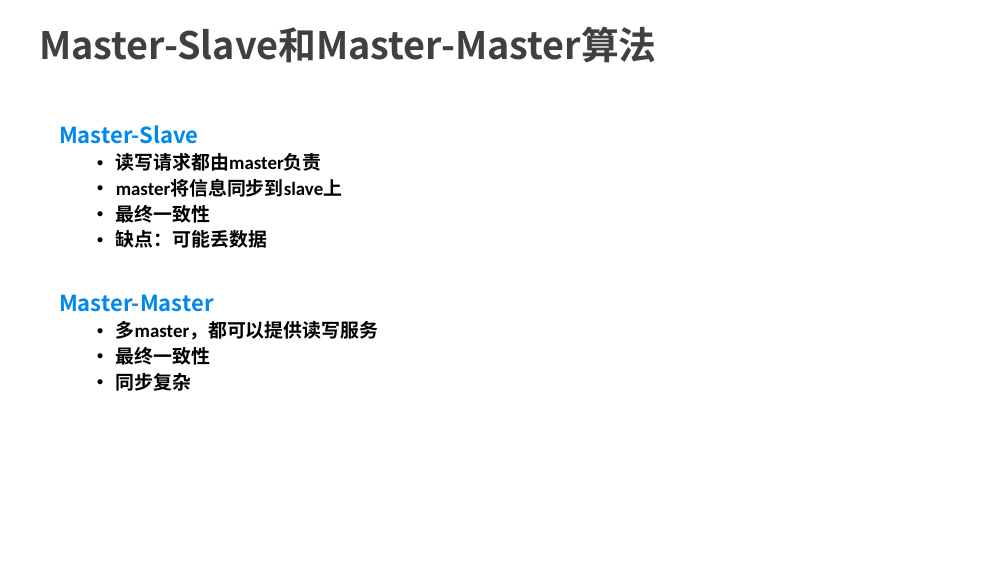
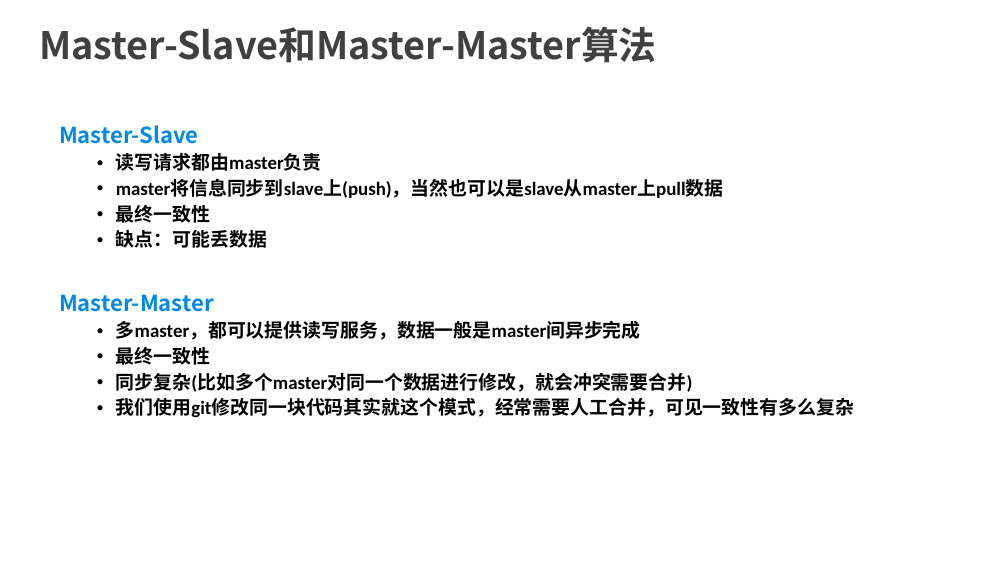
Before and after one commit to anancds/bigdata_ppts, a slide deck: slide 40 of bigdata/大数据.pptx. Drawn at 1008x567 pixels with LibreOffice and Linux fonts; fonts in the diff are those of the drawing. Boxes give left, top, right and bottom in pixels: in the first picture for what was removed or moved away, otherwise in the second. Text is boxed around its words. In the diff, an @@ line names an element or a change of style, - is before the commit and + after.

Commit message:
update

```diff
--- a/bigdata/大数据.pptx
+++ b/bigdata/大数据.pptx
@@ text at (116,180,724,198): text changed @@
-  • master将信息同步到slave上
+  • master将信息同步到slave上(push)，当然也可以是slave从master上pull数据
@@ text at (116,321,641,340): text changed @@
-  • 多master，都可以提供读写服务
+  • 多master，都可以提供读写服务，数据一般是master间异步完成
@@ text at (116,373,854,418): text changed @@
-  • 同步复杂
+  • 同步复杂(比如多个master对同一个数据进行修改，就会冲突需要合并)
+  • 我们使用git修改同一块代码其实就这个模式，经常需要人工合并，可见一致性有多么复杂
```
Also in this commit, not shown: 18 other slides changed, 16 slides added, 4 slides removed.
